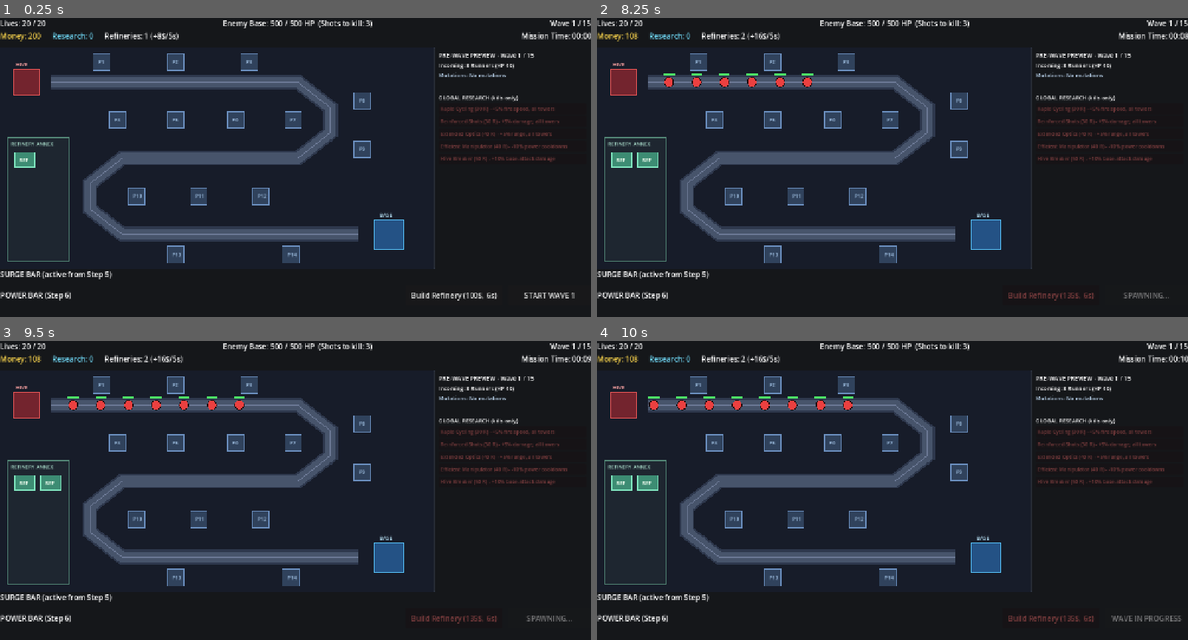
Above: before the commit, frames 1-4 (two rows, left to right).
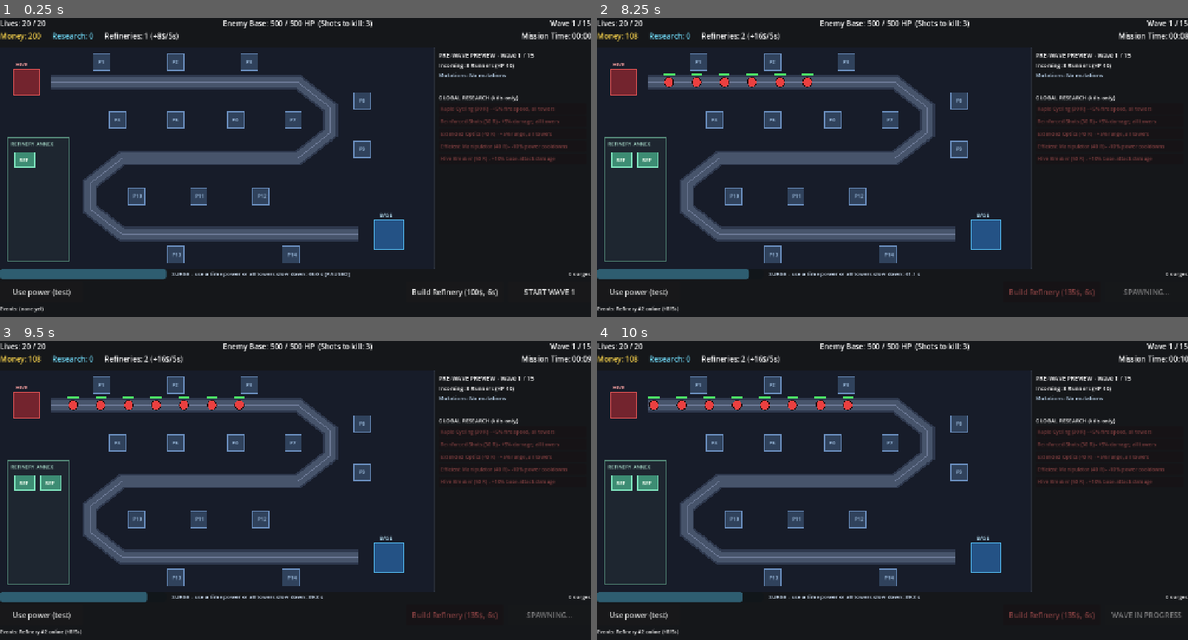
Above: after the commit, the same moments.

Repository: toxicw8st/time-defense
Game: Godot game, scene res://scenes/main.tscn
Same seed, same stepped clock (60 frames per second), same inputs: the game is played once before the commit and once after it.
Inputs (mouse positions are in pixels of both pictures, inside the frame that each line leads up to):
- Up to frame 1 (0.25 s): no input
- Up to frame 2 (8.25 s): click (638, 293) at 0.5 s, where only the run after the commit has a clickable "Use power (test)"; click "START WAVE 1" at 1.25 s; click "Build Refinery (100$, 6s)" at 2 s; click (638, 293) at 2.75 s, where only the run after the commit has a clickable "Use power (test)"; click (638, 293) at 3.5 s, where only the run after the commit has a clickable "Use power (test)"; tap Enter at 4.25 s; move the mouse to (1022, 167) at 4.27 s; click (1022, 167) at 4.42 s; move the mouse to (774, 200) at 5.02 s; click (774, 200) at 5.17 s; move the mouse to (951, 110) at 5.77 s; click (951, 110) at 5.92 s; move the mouse to (862, 251) at 6.52 s; click (862, 251) at 6.67 s; move the mouse to (1069, 233) at 7.27 s; click (1069, 233) at 7.42 s; move the mouse to (715, 134) at 8.02 s; click (715, 134) at 8.17 s
- Up to frame 3 (9.5 s): move the mouse to (325, 508) at 8.77 s; click (325, 508) at 8.92 s
- Up to frame 4 (10 s): move the mouse to (803, 424) at 9.52 s; click (803, 424) at 9.67 s

The runs differ from the first frame. In frame 1, 2.0% of the frame differs, in the area x 0-100%, y 83-99%; in frame 2, 1.9%; in frame 3, 1.8%; in frame 4, 1.9%.

Commit message:
Step 5: surge countdown, warnings and permanent debuff

Diff:
--- a/scenes/hud.tscn
+++ b/scenes/hud.tscn
@@ -191,20 +191,42 @@
 
 [node name="VBox" type="VBoxContainer" parent="BottomBar"]
 layout_mode = 2
+theme_override_constants/separation = 6
+
+[node name="SurgeRow" type="HBoxContainer" parent="BottomBar/VBox"]
+layout_mode = 2
 theme_override_constants/separation = 12
 
-[node name="SurgeLabel" type="Label" parent="BottomBar/VBox"]
-layout_mode = 2
-text = "SURGE BAR (active from Step 5)"
+[node name="SurgeBar" type="ProgressBar" parent="BottomBar/VBox/SurgeRow"]
+custom_minimum_size = Vector2(360, 22)
+layout_mode = 2
+max_value = 45.0
+value = 45.0
+show_percentage = false
+
+[node name="SurgeLabel" type="Label" parent="BottomBar/VBox/SurgeRow"]
+layout_mode = 2
+size_flags_horizontal = 3
+theme_override_font_sizes/font_size = 12
+text = "SURGE - use a time power or all towers slow down: 45.0 s"
+
+[node name="SurgePenaltyLabel" type="Label" parent="BottomBar/VBox/SurgeRow"]
+layout_mode = 2
+theme_override_font_sizes/font_size = 12
+text = "0 surges"
 
 [node name="Row2" type="HBoxContainer" parent="BottomBar/VBox"]
 layout_mode = 2
-theme_override_constants/separation = 12
-
-[node name="PowerPlaceholderLabel" type="Label" parent="BottomBar/VBox/Row2"]
-layout_mode = 2
-size_flags_horizontal = 3
-text = "POWER BAR (Step 6)"
+theme_override_constants/separation = 10
+
+[node name="TestPowerButton" type="Button" parent="BottomBar/VBox/Row2"]
+custom_minimum_size = Vector2(180, 44)
+layout_mode = 2
+text = "Use power (test)"
+
+[node name="ControlSpacer" type="Control" parent="BottomBar/VBox/Row2"]
+layout_mode = 2
+size_flags_horizontal = 3
 
 [node name="RefineryButton" type="Button" parent="BottomBar/VBox/Row2"]
 custom_minimum_size = Vector2(210, 44)
@@ -215,6 +237,25 @@
 custom_minimum_size = Vector2(180, 44)
 layout_mode = 2
 text = "START WAVE 1"
+
+[node name="EventFeedLabel" type="Label" parent="BottomBar/VBox"]
+layout_mode = 2
+theme_override_font_sizes/font_size = 11
+text = "Events: (none yet)"
+clip_text = true
+
+[node name="SurgeBanner" type="PanelContainer" parent="."]
+visible = false
+offset_left = 120.0
+offset_top = 74.0
+offset_right = 820.0
+offset_bottom = 118.0
+
+[node name="BannerLabel" type="Label" parent="SurgeBanner"]
+layout_mode = 2
+horizontal_alignment = 1
+vertical_alignment = 1
+text = "SURGE!"
 
 [node name="DebugPanel" type="PanelContainer" parent="."]
 visible = false
--- a/scenes/main.tscn
+++ b/scenes/main.tscn
@@ -1,10 +1,11 @@
-[gd_scene load_steps=6 format=3]
+[gd_scene load_steps=7 format=3]
 
 [ext_resource type="Script" path="res://scripts/main.gd" id="1_main"]
 [ext_resource type="PackedScene" path="res://scenes/map.tscn" id="2_map"]
 [ext_resource type="PackedScene" path="res://scenes/hud.tscn" id="3_hud"]
 [ext_resource type="Script" path="res://scripts/wave_manager.gd" id="4_wm"]
 [ext_resource type="Script" path="res://scripts/economy.gd" id="5_econ"]
+[ext_resource type="Script" path="res://scripts/surge.gd" id="6_surge"]
 
 [node name="Main" type="Node2D"]
 script = ExtResource("1_main")
@@ -22,4 +23,7 @@
 [node name="EconomyManager" type="Node" parent="."]
 script = ExtResource("5_econ")
 
+[node name="SurgeManager" type="Node" parent="."]
+script = ExtResource("6_surge")
+
 [node name="HUD" parent="." instance=ExtResource("3_hud")]
--- a/scripts/hud.gd
+++ b/scripts/hud.gd
@@ -32,10 +32,16 @@
 
 @onready var research_list_box: VBoxContainer = $RightPanel/Margin/VBox/Scroll/ContentVBox/ResearchBox/ResearchButtons
 
-@onready var surge_label: Label = $BottomBar/VBox/SurgeLabel
-@onready var power_placeholder_label: Label = $BottomBar/VBox/Row2/PowerPlaceholderLabel
+@onready var surge_bar: ProgressBar = $BottomBar/VBox/SurgeRow/SurgeBar
+@onready var surge_label: Label = $BottomBar/VBox/SurgeRow/SurgeLabel
+@onready var surge_penalty_label: Label = $BottomBar/VBox/SurgeRow/SurgePenaltyLabel
+@onready var test_power_button: Button = $BottomBar/VBox/Row2/TestPowerButton
 @onready var refinery_button: Button = $BottomBar/VBox/Row2/RefineryButton
 @onready var start_wave_button: Button = $BottomBar/VBox/Row2/StartWaveButton
+@onready var event_feed_label: Label = $BottomBar/VBox/EventFeedLabel
+
+@onready var surge_banner: PanelContainer = $SurgeBanner
+@onready var surge_banner_label: Label = $SurgeBanner/BannerLabel
 
 @onready var debug_panel: PanelContainer = $DebugPanel
 @onready var debug_label: Label = $DebugPanel/MarginContainer/DebugLabel
@@ -48,11 +54,16 @@
 var map_ref: GameMap = null
 var wave_manager_ref: WaveManager = null
 var economy_ref: EconomyManager = null
+var surge_ref: SurgeManager = null
+
 var _last_summary_text: String = ""
 var _selected_pad_idx: int = -1
 var _selected_tower: TowerUnit = null
 var _sell_confirm_armed: bool = false
 var _research_buttons: Dictionary = {}
+var _event_feed: Array[String] = []
+var _banner_timer: float = 0.0
+var _pulse_accum: float = 0.0
 
 const RESEARCH_ORDER: Array[String] = [
 	"rapid_cycling",
@@ -67,12 +78,14 @@
 	process_mode = Node.PROCESS_MODE_ALWAYS
 	debug_panel.visible = false
 	end_overlay.visible = false
+	surge_banner.visible = false
 	build_menu_box.visible = false
 	tower_panel_box.visible = false
 
 	restart_button.pressed.connect(_on_restart_pressed)
 	start_wave_button.pressed.connect(_on_start_wave_pressed)
 	refinery_button.pressed.connect(_on_refinery_button_pressed)
+	test_power_button.pressed.connect(_on_test_power_pressed)
 
 	build_blaster_button.pressed.connect(func() -> void: _build_tower("blaster"))
 	build_mortar_button.pressed.connect(func() -> void: _build_tower("mortar"))
@@ -90,6 +103,7 @@
 
 	GameState.mission_ended.connect(_on_mission_ended)
 	GameState.mission_reset.connect(_on_mission_reset)
+	GameState.event_logged.connect(_on_event_logged)
 	_refresh_all()
 
 
@@ -107,10 +121,11 @@
 		_research_buttons[key] = btn
 
 
-func set_references(p_map: GameMap, p_wm: WaveManager, p_econ: EconomyManager = null) -> void:
+func set_references(p_map: GameMap, p_wm: WaveManager, p_econ: EconomyManager = null, p_surge: SurgeManager = null) -> void:
 	map_ref = p_map
 	wave_manager_ref = p_wm
 	economy_ref = p_econ
+	surge_ref = p_surge
 	if map_ref != null:
 		map_ref.pad_selected.connect(_on_pad_selected)
 		map_ref.tower_selected.connect(_on_tower_selected)
@@ -118,6 +133,8 @@
 	if wave_manager_ref != null:
 		wave_manager_ref.wave_summary_updated.connect(_on_wave_summary_updated)
 		wave_manager_ref.state_changed.connect(_on_wave_state_changed)
+	if surge_ref != null:
+		surge_ref.surge_banner_triggered.connect(_on_surge_banner_triggered)
 	_refresh_all()
 
 
@@ -128,7 +145,12 @@
 			get_viewport().set_input_as_handled()
 
 
-func _process(_delta: float) -> void:
+func _process(delta: float) -> void:
+	_pulse_accum += delta
+	if _banner_timer > 0.0:
+		_banner_timer = maxf(0.0, _banner_timer - delta)
+		if _banner_timer <= 0.0:
+			surge_banner.visible = false
 	_refresh_all()
 
 
@@ -152,11 +174,45 @@
 	_refresh_preview_panel()
 	_refresh_selection_panel()
 	_refresh_research_panel()
+	_refresh_surge_bar()
 	_refresh_refinery_button()
 	_refresh_start_wave_button()
 
 	if debug_panel.visible:
 		_refresh_debug_overlay()
+
+
+func _refresh_surge_bar() -> void:
+	var m := GameState.mission
+	var win: float = surge_ref.get_surge_window() if surge_ref != null else Balance.SURGE_BASE_WINDOW
+	surge_bar.max_value = win
+	surge_bar.value = clampf(m.surge_timer_seconds, 0.0, win)
+
+	var paused: bool = surge_ref.is_surge_paused() if surge_ref != null else false
+	var pause_tag: String = " [PAUSED]" if paused else ""
+	surge_label.text = "SURGE - use a time power or all towers slow down: %.1f s%s" % [maxf(0.0, m.surge_timer_seconds), pause_tag]
+
+	if m.surge_count > 0:
+		var pct: int = int(round(pow(Balance.SURGE_ATTACK_SPEED_FACTOR, m.surge_count) * 100.0))
+		surge_penalty_label.text = "Towers at %d%% speed - %d surge%s (rest of mission)" % [
+			pct,
+			m.surge_count,
+			"s" if m.surge_count > 1 else "",
+		]
+	else:
+		surge_penalty_label.text = "0 surges"
+
+	var rem: float = m.surge_timer_seconds
+	if rem <= Balance.SURGE_WARNING_RED:
+		var pulse: float = 0.6 + 0.4 * sin(_pulse_accum * 10.0)
+		surge_bar.modulate = Color(1.0, 0.25, 0.25, pulse)
+		surge_label.modulate = Color(1.0, 0.35, 0.35)
+	elif rem <= Balance.SURGE_WARNING_AMBER:
+		surge_bar.modulate = Color(1.0, 0.72, 0.22)
+		surge_label.modulate = Color(1.0, 0.8, 0.32)
+	else:
+		surge_bar.modulate = Color(0.35, 0.78, 0.95)
+		surge_label.modulate = Color(0.85, 0.92, 1.0)
 
 
 func _refresh_preview_panel() -> void:
@@ -355,6 +411,24 @@
 	debug_label.text = "\n".join(lines)
 
 
+func _on_test_power_pressed() -> void:
+	if not GameState.mission.is_over and not GameState.is_base_locked():
+		GameState.time_power_used.emit("test")
+
+
+func _on_surge_banner_triggered(banner_text: String) -> void:
+	surge_banner_label.text = banner_text
+	surge_banner.visible = true
+	_banner_timer = 3.5
+
+
+func _on_event_logged(message: String) -> void:
+	_event_feed.push_front(message)
+	if _event_feed.size() > 5:
+		_event_feed.resize(5)
+	event_feed_label.text = "Events: " + "  |  ".join(_event_feed)
+
+
 func _on_refinery_button_pressed() -> void:
 	if economy_ref != null:
 		economy_ref.start_build_refinery()
@@ -448,10 +522,14 @@
 
 func _on_mission_reset() -> void:
 	end_overlay.visible = false
+	surge_banner.visible = false
+	_banner_timer = 0.0
 	_last_summary_text = ""
 	_selected_pad_idx = -1
 	_selected_tower = null
 	_sell_confirm_armed = false
+	_event_feed.clear()
+	event_feed_label.text = "Events: (none yet)"
 
 
 func _on_start_wave_pressed() -> void:
--- a/scripts/main.gd
+++ b/scripts/main.gd
@@ -3,14 +3,16 @@
 @onready var map: GameMap = $Map
 @onready var wave_manager: WaveManager = $WaveManager
 @onready var economy_manager: EconomyManager = $EconomyManager
+@onready var surge_manager: SurgeManager = $SurgeManager
 @onready var hud: CanvasLayer = $HUD
 
 
 func _ready() -> void:
 	wave_manager.setup(map)
 	economy_manager.setup(map)
+	surge_manager.setup(wave_manager)
 	map.set_economy_ref(economy_manager)
-	hud.set_references(map, wave_manager, economy_manager)
+	hud.set_references(map, wave_manager, economy_manager, surge_manager)
 	hud.start_wave_requested.connect(_on_start_wave_requested)
 	hud.restart_requested.connect(_on_restart_requested)
 
--- /dev/null
+++ b/scripts/surge.gd
@@ -0,0 +1,103 @@
+extends Node
+class_name SurgeManager
+
+## Owns the Surge countdown, amber/red warnings, permanent mission debuff, and banner trigger.
+
+signal surge_banner_triggered(banner_text: String)
+signal warning_state_changed(warning_level: int) # 0 = normal, 1 = amber (<=15s), 2 = red pulse (<=7s)
+
+var wave_manager_ref: WaveManager = null
+var current_warning_level: int = 0
+var _last_tick_second: int = -1
+
+
+func setup(p_wm: WaveManager) -> void:
+	wave_manager_ref = p_wm
+	if not GameState.mission_reset.is_connected(_on_mission_reset):
+		GameState.mission_reset.connect(_on_mission_reset)
+	if not GameState.time_power_used.is_connected(_on_time_power_used):
+		GameState.time_power_used.connect(_on_time_power_used)
+	_reset_state()
+
+
+func _on_mission_reset() -> void:
+	_reset_state()
+
+
+func _reset_state() -> void:
+	GameState.mission.surge_timer_seconds = get_surge_window()
+	current_warning_level = 0
+	_last_tick_second = -1
+	warning_state_changed.emit(0)
+
+
+func get_surge_window() -> float:
+	if GameState.mission.manipulator_level >= 4:
+		return float(Balance.MANIPULATOR_UPGRADES[4]["surge_window"])
+	return Balance.SURGE_BASE_WINDOW
+
+
+func is_surge_paused() -> bool:
+	if GameState.mission.is_over:
+		return true
+	if GameState.is_base_locked():
+		return true
+	if wave_manager_ref != null and not wave_manager_ref.is_wave_active():
+		return true
+	return false
+
+
+func _process(delta: float) -> void:
+	step_surge(delta)
+
+
+func step_surge(delta: float) -> void:
+	if is_surge_paused():
+		return
+
+	GameState.mission.surge_timer_seconds -= delta
+	if GameState.mission.surge_timer_seconds <= 0.0:
+		_trigger_surge()
+		return
+
+	_update_warning_state()
+
+
+func _update_warning_state() -> void:
+	var rem: float = GameState.mission.surge_timer_seconds
+	var next_level: int = 0
+	if rem <= Balance.SURGE_WARNING_RED:
+		next_level = 2
+	elif rem <= Balance.SURGE_WARNING_AMBER:
+		next_level = 1
+	if next_level != current_warning_level:
+		current_warning_level = next_level
+		warning_state_changed.emit(next_level)
+
+	if next_level == 2:
+		var whole_sec: int = int(ceil(rem))
+		if whole_sec != _last_tick_second:
+			_last_tick_second = whole_sec
+
+
+func _trigger_surge() -> void:
+	var m := GameState.mission
+	m.surge_count += 1
+	m.stats["surges_suffered"] += 1
+	m.surge_timer_seconds = get_surge_window()
+	current_warning_level = 0
+	_last_tick_second = -1
+	warning_state_changed.emit(0)
+
+	var pct: int = int(round(pow(Balance.SURGE_ATTACK_SPEED_FACTOR, m.surge_count) * 100.0))
+	var msg: String = "SURGE - All towers -5%% attack speed (now at %d%%) for the rest of this mission" % pct
+	surge_banner_triggered.emit(msg)
+	GameState.event_logged.emit(msg)
+	GameState.surge_triggered.emit(m.surge_count)
+
+
+func _on_time_power_used(_power_name: String) -> void:
+	GameState.mission.surge_timer_seconds = get_surge_window()
+	current_warning_level = 0
+	_last_tick_second = -1
+	warning_state_changed.emit(0)
--- /dev/null
+++ b/tests/test_step5.gd
@@ -0,0 +1,68 @@
+extends Node
+
+## Headless Step 5 acceptance verification:
+## - Ignoring surge timer fires surges at 45 s intervals with stacking penalties (95%, 90%, 86%)
+## - Warning states fire at 15 s (amber) and 7 s (red) before every surge
+## - Test power button resets timer and prevents surge
+## - Surge pauses in BUILD phase and when manipulator_upgrading_remaining > 0
+## - Reset mission zeroes surges
+
+var warning_events: Array[int] = []
+var surge_events: Array[int] = []
+
+
+func _ready() -> void:
+	GameState.reset_mission()
+	var main_scene: PackedScene = load("res://scenes/main.tscn")
+	var inst: Node = main_scene.instantiate()
+	add_child(inst)
+
+	var wm: WaveManager = inst.get_node("WaveManager")
+	var surge: SurgeManager = inst.get_node("SurgeManager")
+	var hud: CanvasLayer = inst.get_node("HUD")
+
+	surge.warning_state_changed.connect(func(lvl: int) -> void:
+		if lvl > 0:
+			warning_events.append(lvl)
+	)
+	GameState.surge_triggered.connect(func(c: int) -> void: surge_events.append(c))
+
+	# Must be paused during BUILD phase
+	assert(surge.is_surge_paused(), "Surge must pause during BUILD phase")
+	surge.step_surge(100.0)
+	assert(GameState.mission.surge_count == 0, "Paused surge must not fire")
+
+	# Start wave so surge runs
+	wm.start_wave()
+	assert(not surge.is_surge_paused())
+
+	# Step 135 s (3 full 45 s windows) in 0.5 s increments
+	for _i in range(270):
+		surge.step_surge(0.5)
+
+	assert(surge_events == [1, 2, 3], "Expected 3 surges at 45 s intervals, got %s" % str(surge_events))
+	assert(warning_events == [1, 2, 1, 2, 1, 2], "Expected amber(1) & red(2) warnings before every surge, got %s" % str(warning_events))
+
+	hud._refresh_surge_bar()
+	assert(hud.surge_penalty_label.text.contains("86%"), "3 surges must display 86%% speed, got: %s" % hud.surge_penalty_label.text)
+
+	# Verify test button resets timer and prevents surge
+	surge.step_surge(40.0) # 5 s left
+	hud._on_test_power_pressed()
+	assert(is_equal_approx(GameState.mission.surge_timer_seconds, 45.0), "Using power must reset surge timer")
+	surge.step_surge(40.0)
+	assert(GameState.mission.surge_count == 3, "Prevented surge via test button")
+
+	# Verify manipulator upgrade pauses surge timer
+	GameState.mission.manipulator_upgrading_remaining = 10.0
+	assert(surge.is_surge_paused())
+	var before_pause: float = GameState.mission.surge_timer_seconds
+	surge.step_surge(20.0)
+	assert(is_equal_approx(GameState.mission.surge_timer_seconds, before_pause))
+
+	# Verify reset clears surges
+	GameState.reset_mission()
+	assert(GameState.mission.surge_count == 0 and is_equal_approx(GameState.mission.surge_timer_seconds, 45.0))
+
+	print("STEP5_TEST_PASS surges=%s warnings=%s" % [str(surge_events), str(warning_events)])
+	get_tree().quit(0)
--- /dev/null
+++ b/tests/test_step5.tscn
@@ -0,0 +1,6 @@
+[gd_scene load_steps=2 format=3]
+
+[ext_resource type="Script" path="res://tests/test_step5.gd" id="1_test5"]
+
+[node name="TestStep5" type="Node"]
+script = ExtResource("1_test5")
Not shown, added: scripts/surge.gd.uid
Not shown, added: tests/test_step5.gd.uid
Not shown, changed: tests/test_notes.md
